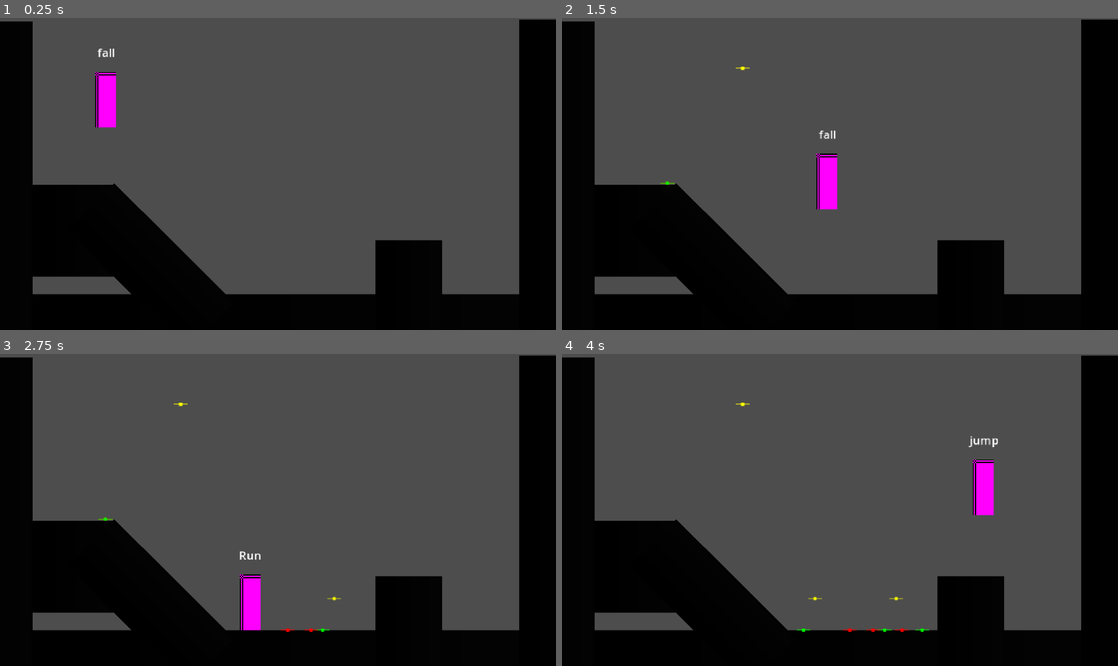
Above: before the commit, frames 1-4 (two rows, left to right).
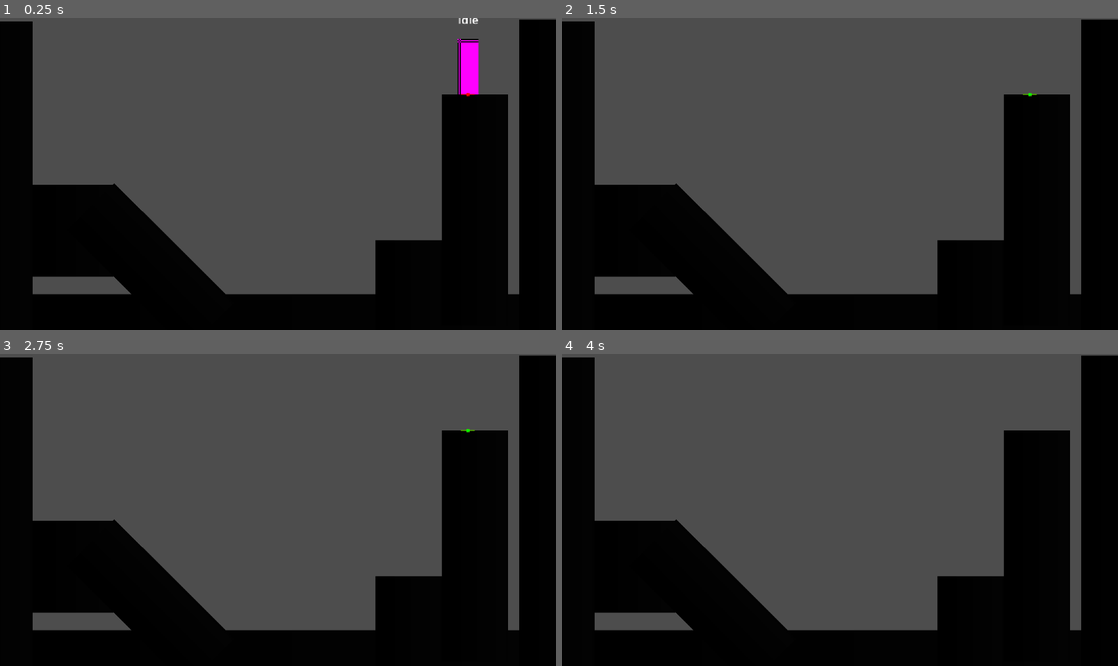
Above: after the commit, the same moments.

Repository: mcgranpa/metroidvania-forge
Game: Godot game, scene res://playground.tscn
Two runs of this game, one before a commit and one after it. Both use one fixed random seed, a clock stepped at 60 frames per second and the inputs below.
Inputs:
- Up to frame 1 (0.25 s): no input
- Up to frame 2 (1.5 s): hold Space (jump) 0.53-1.28 s; hold Right (right) from 0.53 s (still down); tap Space (jump) at 1.35 s
- Up to frame 3 (2.75 s): tap Space (jump) at 1.52, 1.82 s; release Right (right) at 2.03 s; hold Left (left) from 2.03 s (still down); hold Space (jump) from 2.03 s (still down)
- Up to frame 4 (4 s): release Left (left) at 2.78 s; release Space (jump) at 2.78 s; hold Right (right) from 2.78 s (still down); tap Space (jump) at 2.85, 3.02, 3.32 s; hold Space (jump) from 3.53 s (still down)

The runs differ from the first frame. In frame 1, 9.1% of the frame differs, in the area x 17-92%, y 0-89%; in frame 2, 8.4%; in frame 3, 8.4%; in frame 4, 8.5%.

Commit message:
01-05 Advanced Jump: Coyote Time & Jump Buffer
01-05 Advanced Jump: Coyote Time & Jump Buffer

Diff:
--- a/player/player.tscn
+++ b/player/player.tscn
@@ -32,6 +32,7 @@
 [node name="fall" type="Node" parent="States"]
 unique_name_in_owner = true
 script = ExtResource("5_g6k8r")
+jump_buffer_time = 0.1
 
 [node name="Sprite2D" type="Sprite2D" parent="."]
 position = Vector2(0, -24)
--- a/player/scripts/player.gd
+++ b/player/scripts/player.gd
@@ -4,7 +4,8 @@
 
 #region /// export vars
 @export var move_speed : float = 150.0
-@export var jump_speed : float = 450.0
+@export var jump_velocity : float = 450.0
+@export var use_debug_indicator : bool = true
 #endregion
 
 #region /// State Machine Variables
@@ -17,6 +18,9 @@
 
 #region /// standard variables
 var gravity:float = 980
+var gravity_multiplier : float = 1.0
+var default_gravity_multiplier : float = 1.0
+
 var direction: Vector2 = Vector2.ZERO
 var prev_direction: Vector2
 #endregion
@@ -24,6 +28,7 @@
 
 func _ready() -> void:
 	initialize_states()
+	gravity_multiplier = default_gravity_multiplier
 	#gravity = ProjectSettings.get_setting("physics/2d/default_gravity")
 
 func _unhandled_input(event: InputEvent) -> void:
@@ -36,7 +41,7 @@
 	pass
 
 func _physics_process(_delta: float) -> void:
-	velocity.y += gravity * _delta
+	velocity.y += (gravity * gravity_multiplier) * _delta
 	move_and_slide()
 	change_state(current_state.physics_process(_delta))
 	pass
@@ -84,11 +89,12 @@
 	pass
 
 func add_debug_indicator(color : Color = Color.RED) -> void:
+	if use_debug_indicator == false:
+		return
 	var d : Node2D = DEBUG_JUMP_INDICATOR.instantiate()
 	get_tree().root.add_child(d)
 	d.global_position = global_position
 	d.modulate = color
 	await get_tree().create_timer( 3.0 ).timeout
 	d.queue_free()
-
 	pass
--- a/player/states/fall.gd
+++ b/player/states/fall.gd
@@ -1,29 +1,51 @@
 class_name PlayerStateFall extends PlayerState
+
+@export var coyote_time : float = 0.15
+@export var jump_buffer_time : float = 0.15
+@export var fall_gravity_multiplier : float = 1.165
+
+var coyote_timer : float = 0.0
+var buffer_timer : float = 0.0
 
 func init() -> void:
 	pass
 
 func enter() -> void:
 	# play animatoin
+	player.gravity_multiplier = fall_gravity_multiplier
+
+	if player.previous_state == jump:
+		coyote_timer = 0
+	else:
+		coyote_timer = coyote_time
 	pass
 
 func exit() -> void:
+	player.gravity_multiplier = player.default_gravity_multiplier
 	pass
 
 # runs when an input is pressed
 func handle_input(_event : InputEvent) -> PlayerState:
 	# add handle input code
+	if _event.is_action_pressed("jump"):
+		if coyote_timer > 0:
+			return jump
+		buffer_timer = jump_buffer_time
 	return next_state
 
 # runs each process tick for this state
 func process(_delta: float) -> PlayerState:
+	coyote_timer -= _delta
+	buffer_timer -= _delta
 	return next_state
 
 # runs each physics process tick for this state
 func physics_process(_delta: float) -> PlayerState:
 	if player.is_on_floor():
 		player.add_debug_indicator(Color.RED)
+		if buffer_timer > 0.0:
+			return jump
 		return idle
-	player.velocity.x = player.direction.x * (player.move_speed)
+	player.velocity.x = player.direction.x * player.move_speed
 
 	return next_state
--- a/player/states/jump.gd
+++ b/player/states/jump.gd
@@ -6,7 +6,7 @@
 func enter() -> void:
 	# play animatoin
 	player.add_debug_indicator(Color.GREEN)
-	player.velocity.y = - player.jump_speed
+	player.velocity.y = - player.jump_velocity
 	pass
 
 func exit() -> void:
--- a/playground.tscn
+++ b/playground.tscn
@@ -64,6 +64,18 @@
 shape = SubResource("RectangleShape2D_edjgo")
 debug_color = Color(0, 0.6, 0.69803923, 0.30980393)
 
+[node name="Sprite2D7" type="Sprite2D" parent="."]
+position = Vector2(410.00003, 166)
+scale = Vector2(1.796875, 6.242188)
+texture = SubResource("GradientTexture2D_rupst")
+metadata/_edit_group_ = true
+
+[node name="StaticBody2D" type="StaticBody2D" parent="Sprite2D7"]
+
+[node name="CollisionShape2D" type="CollisionShape2D" parent="Sprite2D7/StaticBody2D"]
+shape = SubResource("RectangleShape2D_edjgo")
+debug_color = Color(0, 0.6, 0.69803923, 0.30980393)
+
 [node name="Sprite2D6" type="Sprite2D" parent="."]
 position = Vector2(63.000004, 184)
 scale = Vector2(2.1796865, 2.4843757)
@@ -90,4 +102,4 @@
 debug_color = Color(0, 0.6, 0.69803923, 0.30980393)
 
 [node name="Player" parent="." instance=ExtResource("1_rupst")]
-position = Vector2(91, 62)
+position = Vector2(404, 56)
--- a/project.godot
+++ b/project.godot
@@ -11,6 +11,7 @@
 [application]
 
 config/name="MetroidvaniaForge"
+config/tags=PackedStringArray("michaelgames")
 run/main_scene="uid://1opnyf12gfpt"
 config/features=PackedStringArray("4.5", "Forward Plus")
 config/icon="uid://bj0c36c8hqcu7"
